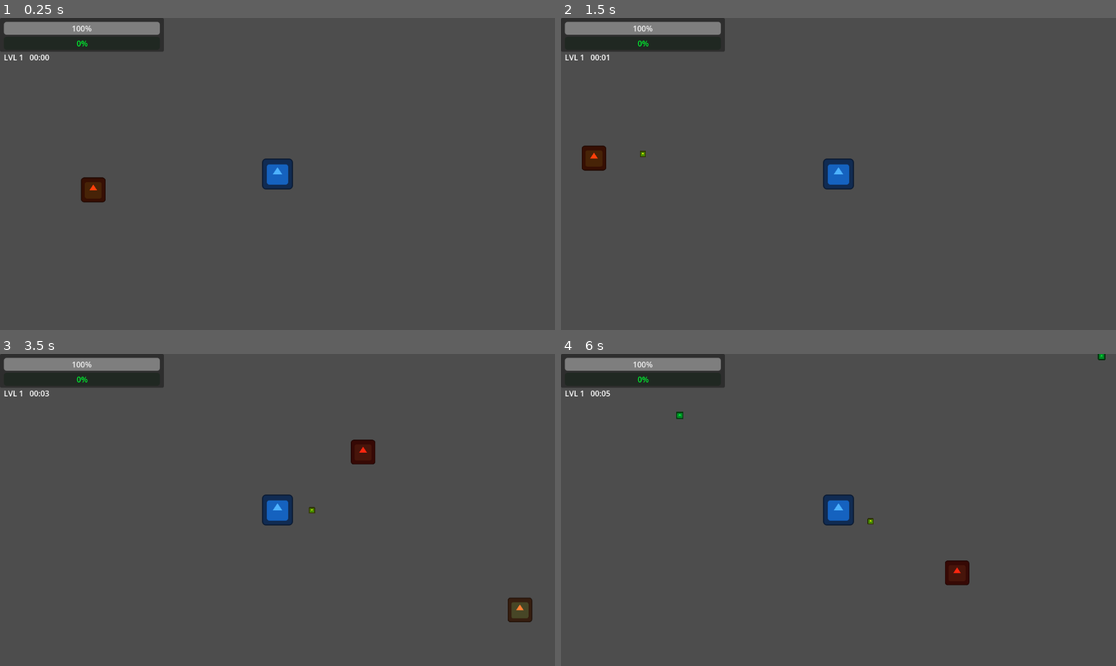
Above: before the commit, frames 1-4 (two rows, left to right).
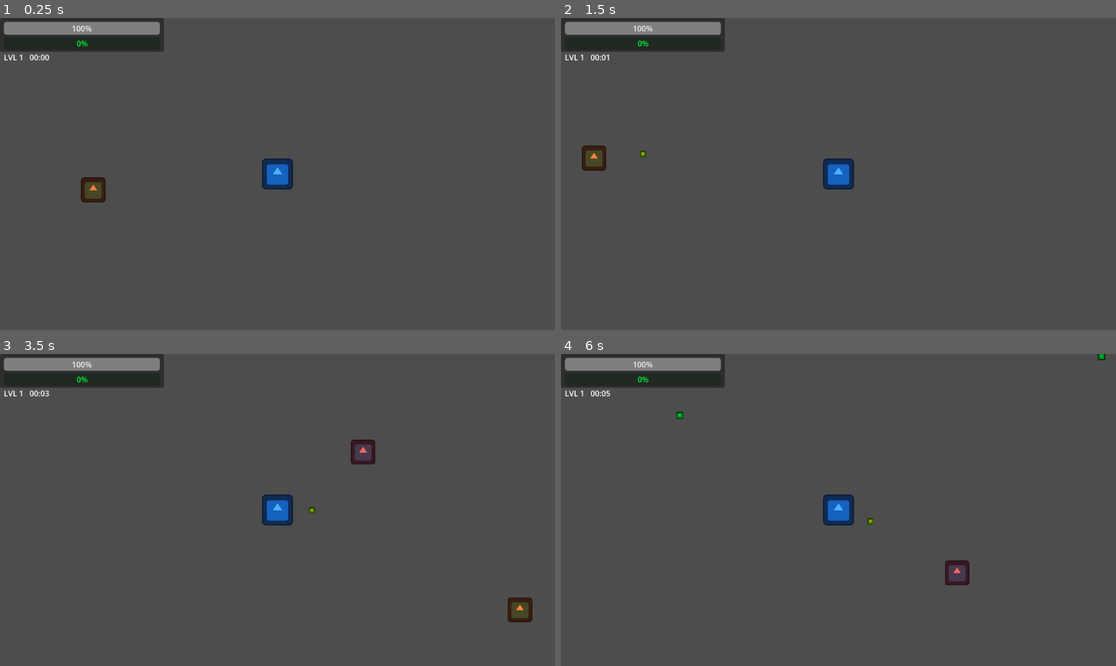
Above: after the commit, the same moments.

Repository: kukasaut0/godot-survivors
Game: Godot game, scene res://scenes/main.tscn
Two runs of this game, one before a commit and one after it. Both use one fixed random seed, a clock stepped at 60 frames per second and the inputs below. The engine's default icon, where the game draws it, is replaced by a stand-in: a white triangle on a blue panel in a dark square.
Inputs:
- Up to frame 1 (0.25 s): no input
- Up to frame 2 (1.5 s): hold Right (ui_right) 0.53-1.28 s; hold Down (ui_down) from 1.28 s (still down)
- Up to frame 3 (3.5 s): tap Enter at 2 s; release Down (ui_down) at 2.03 s; hold Right (ui_right) 2.03-2.78 s; hold Up (ui_up) from 2.78 s (still down)
- Up to frame 4 (6 s): release Up (ui_up) at 3.53 s; hold Left (ui_left) 3.53-5.03 s; hold Down (ui_down) 5.03-5.78 s; hold Right (ui_right) from 5.78 s (still down)

The runs differ from the first frame. In frame 1, 0.2% of the frame differs, in the area x 15-19%, y 52-58%; in frame 2, 0.2%; in frame 3, 0.3%, in the area x 63-68%, y 27-36%; in frame 4, 0.3%.

Commit message:
Add Thunder Strike, Knife Fan weapons and Speeder/Brute enemy types
- ThunderStrike: zaps N nearest enemies with lightning line visual
- KnifeFan: burst fires knives in all directions
- Enemy type system: Speeder (fast/small/yellow), Brute (slow/large/red)
- Enemy variants phase in over time (Speeders at 30s, Brutes at 90s)
- Fix hit-flash double-modulate bug on enemies

Co-Authored-By: Claude Sonnet 4.6 <noreply@anthropic.com>

Diff:
--- a/scripts/enemy.gd
+++ b/scripts/enemy.gd
@@ -1,4 +1,7 @@
 extends CharacterBody2D
+class_name Enemy
+
+enum Type { NORMAL, SPEEDER, BRUTE }
 
 signal died_at(pos: Vector2, xp_value: int)
 
@@ -6,12 +9,13 @@
 var health: float = 30.0
 var damage: float = 10.0
 var xp_value: int = 10
+var contact_dist: float = 30.0
 var _player: Node2D = null
 var _damage_timer: float = 0.0
 var _reposition_threshold_sq: float = 0.0
+var _normal_modulate: Color = Color(1, 0.5, 0.2)
 
 const DAMAGE_COOLDOWN: float = 1.0
-const CONTACT_DIST: float = 30.0
 
 func _ready() -> void:
 	add_to_group("enemies")
@@ -22,13 +26,35 @@
 func setup(player_ref: Node2D) -> void:
 	_player = player_ref
 
+func setup_type(type: Type, time_elapsed: float) -> void:
+	match type:
+		Type.SPEEDER:
+			speed = 160.0 + time_elapsed * 0.8
+			health = 15.0
+			damage = 8.0
+			xp_value = 5
+			_normal_modulate = Color(1.0, 0.9, 0.1)
+			$Sprite2D.modulate = _normal_modulate
+			$Sprite2D.scale = Vector2(0.25, 0.25)
+			$CollisionShape2D.scale = Vector2(0.6, 0.6)
+		Type.BRUTE:
+			speed = 45.0 + time_elapsed * 0.2
+			health = 200.0
+			damage = 25.0
+			xp_value = 30
+			contact_dist = 50.0
+			_normal_modulate = Color(0.8, 0.15, 0.15)
+			$Sprite2D.modulate = _normal_modulate
+			$Sprite2D.scale = Vector2(0.7, 0.7)
+			$CollisionShape2D.scale = Vector2(1.75, 1.75)
+
 func _physics_process(delta: float) -> void:
 	if _player == null or not is_instance_valid(_player):
 		return
 	velocity = (_player.global_position - global_position).normalized() * speed
 	move_and_slide()
 	_damage_timer -= delta
-	if _damage_timer <= 0.0 and global_position.distance_to(_player.global_position) < CONTACT_DIST:
+	if _damage_timer <= 0.0 and global_position.distance_to(_player.global_position) < contact_dist:
 		_player.take_damage(damage)
 		_damage_timer = DAMAGE_COOLDOWN
 	if global_position.distance_squared_to(_player.global_position) > _reposition_threshold_sq:
@@ -42,11 +68,11 @@
 
 func take_damage(amount: float) -> void:
 	health -= amount
-	modulate = Color(1.0, 0.3, 0.3)
+	$Sprite2D.modulate = Color(1.0, 0.4, 0.4)
 	if health <= 0.0:
 		died_at.emit(global_position, xp_value)
 		queue_free()
 	else:
 		get_tree().create_timer(0.1).timeout.connect(
-			func(): if is_instance_valid(self): modulate = Color(1, 0.5, 0.2)
+			func() -> void: if is_instance_valid(self): $Sprite2D.modulate = _normal_modulate
 		)
--- a/scripts/main.gd
+++ b/scripts/main.gd
@@ -25,8 +25,12 @@
 func _setup_weapons() -> void:
 	var proj_weapon := ProjectileWeapon.new()
 	var aura_weapon := AuraWeapon.new()
+	var thunder := ThunderStrike.new()
+	var fan := KnifeFan.new()
 	player.add_weapon(proj_weapon)
 	player.add_weapon(aura_weapon)
+	player.add_weapon(thunder)
+	player.add_weapon(fan)
 	proj_weapon.upgrade()
 
 func _process(delta: float) -> void:
@@ -46,12 +50,32 @@
 func _spawn_enemy() -> void:
 	var angle := randf() * TAU
 	var dist := randf_range(400.0, 600.0)
-	var enemy: CharacterBody2D = enemy_scene.instantiate()
+	var enemy := enemy_scene.instantiate() as Enemy
 	enemies_container.add_child(enemy)
 	enemy.global_position = player.global_position + Vector2(cos(angle), sin(angle)) * dist
 	enemy.speed = 80.0 + time_elapsed * 0.5
 	enemy.setup(player)
+	enemy.setup_type(_pick_enemy_type(), time_elapsed)
 	enemy.died_at.connect(_on_enemy_died_at)
+
+func _pick_enemy_type() -> Enemy.Type:
+	if time_elapsed < 30.0:
+		return Enemy.Type.NORMAL
+	var r := randf()
+	if time_elapsed < 90.0:
+		return Enemy.Type.SPEEDER if r < 0.35 else Enemy.Type.NORMAL
+	elif time_elapsed < 180.0:
+		if r < 0.45:
+			return Enemy.Type.NORMAL
+		elif r < 0.80:
+			return Enemy.Type.SPEEDER
+		return Enemy.Type.BRUTE
+	else:
+		if r < 0.30:
+			return Enemy.Type.NORMAL
+		elif r < 0.60:
+			return Enemy.Type.SPEEDER
+		return Enemy.Type.BRUTE
 
 func _on_enemy_died_at(pos: Vector2, xp_value: int) -> void:
 	var gem: Area2D = xp_gem_scene.instantiate()
--- /dev/null
+++ b/scripts/weapons/knife_fan.gd
@@ -0,0 +1,71 @@
+extends WeaponBase
+class_name KnifeFan
+
+var damage: float = 10.0
+var projectile_count: int = 4
+var fire_interval: float = 2.5
+var _timer: float = 0.0
+var _projectile_scene: PackedScene = null
+
+const UPGRADE_DESCRIPTIONS: Array[String] = [
+	"Fires 4 knives in all directions (dmg 10, 2.5s)",
+	"Damage: 15",
+	"Count: 8 knives",
+	"Interval: 2s",
+	"Damage: 20",
+	"Count: 12 knives",
+	"Interval: 1.5s",
+	"Max: 16 knives, dmg 30",
+]
+
+func _on_setup() -> void:
+	weapon_name = "Knife Fan"
+	weapon_description = "Periodically fires knives in all directions."
+	_projectile_scene = load("res://scenes/projectile.tscn")
+
+func _on_upgrade() -> void:
+	match level:
+		1:
+			damage = 10.0
+			projectile_count = 4
+			fire_interval = 2.5
+		2:
+			damage = 15.0
+		3:
+			projectile_count = 8
+		4:
+			fire_interval = 2.0
+		5:
+			damage = 20.0
+		6:
+			projectile_count = 12
+		7:
+			fire_interval = 1.5
+		8:
+			projectile_count = 16
+			damage = 30.0
+
+func get_next_upgrade_description() -> String:
+	var next := level + 1
+	if next > max_level:
+		return "Maxed out!"
+	return UPGRADE_DESCRIPTIONS[next - 1]
+
+func _physics_process(delta: float) -> void:
+	if level == 0:
+		return
+	_timer -= delta
+	if _timer <= 0.0:
+		_timer = fire_interval
+		_fire_burst()
+
+func _fire_burst() -> void:
+	if _projectile_scene == null or _projectiles_container == null:
+		return
+	for i in projectile_count:
+		var angle: float = (TAU / float(projectile_count)) * float(i)
+		var proj: Area2D = _projectile_scene.instantiate()
+		proj.damage = damage
+		proj.direction = Vector2(cos(angle), sin(angle))
+		proj.global_position = _player.global_position
+		_projectiles_container.add_child(proj)
--- /dev/null
+++ b/scripts/weapons/thunder_strike.gd
@@ -0,0 +1,90 @@
+extends WeaponBase
+class_name ThunderStrike
+
+var damage: float = 30.0
+var target_count: int = 1
+var strike_interval: float = 3.0
+var _timer: float = 0.0
+var _lightning_targets: Array[Vector2] = []
+
+const UPGRADE_DESCRIPTIONS: Array[String] = [
+	"Zaps the nearest enemy (dmg 30, 3s)",
+	"Targets: 2",
+	"Damage 50, interval 2.5s",
+	"Targets: 3",
+	"Damage 70, interval 2s",
+	"Targets: 4",
+	"Damage 100, interval 1.5s",
+	"Max: 5 targets, dmg 120, 1s",
+]
+
+func _on_setup() -> void:
+	weapon_name = "Thunder Strike"
+	weapon_description = "Periodically zaps the nearest enemies."
+
+func _on_upgrade() -> void:
+	match level:
+		1:
+			damage = 30.0
+			target_count = 1
+			strike_interval = 3.0
+		2:
+			target_count = 2
+		3:
+			damage = 50.0
+			strike_interval = 2.5
+		4:
+			target_count = 3
+		5:
+			damage = 70.0
+			strike_interval = 2.0
+		6:
+			target_count = 4
+		7:
+			damage = 100.0
+			strike_interval = 1.5
+		8:
+			target_count = 5
+			damage = 120.0
+			strike_interval = 1.0
+
+func get_next_upgrade_description() -> String:
+	var next := level + 1
+	if next > max_level:
+		return "Maxed out!"
+	return UPGRADE_DESCRIPTIONS[next - 1]
+
+func _draw() -> void:
+	for pos in _lightning_targets:
+		draw_line(Vector2.ZERO, pos, Color(0.7, 0.85, 1.0, 0.9), 2.0)
+		draw_circle(pos, 6.0, Color(1.0, 1.0, 1.0, 0.9))
+
+func _physics_process(delta: float) -> void:
+	if level == 0:
+		return
+	_timer -= delta
+	if _timer <= 0.0:
+		_timer = strike_interval
+		_strike()
+
+func _strike() -> void:
+	var candidates: Array[Enemy] = []
+	for e in get_tree().get_nodes_in_group("enemies"):
+		var enemy := e as Enemy
+		if enemy and is_instance_valid(enemy):
+			candidates.append(enemy)
+	candidates.sort_custom(func(a: Enemy, b: Enemy) -> bool:
+		var da := _player.global_position.distance_squared_to(a.global_position)
+		var db := _player.global_position.distance_squared_to(b.global_position)
+		return da < db)
+	_lightning_targets.clear()
+	for i in mini(target_count, candidates.size()):
+		candidates[i].take_damage(damage)
+		_lightning_targets.append(to_local(candidates[i].global_position))
+	if not _lightning_targets.is_empty():
+		queue_redraw()
+		get_tree().create_timer(0.12).timeout.connect(func() -> void:
+			if not is_instance_valid(self):
+				return
+			_lightning_targets.clear()
+			queue_redraw())
Not shown, added: scripts/weapons/knife_fan.gd.uid
Not shown, added: scripts/weapons/thunder_strike.gd.uid
